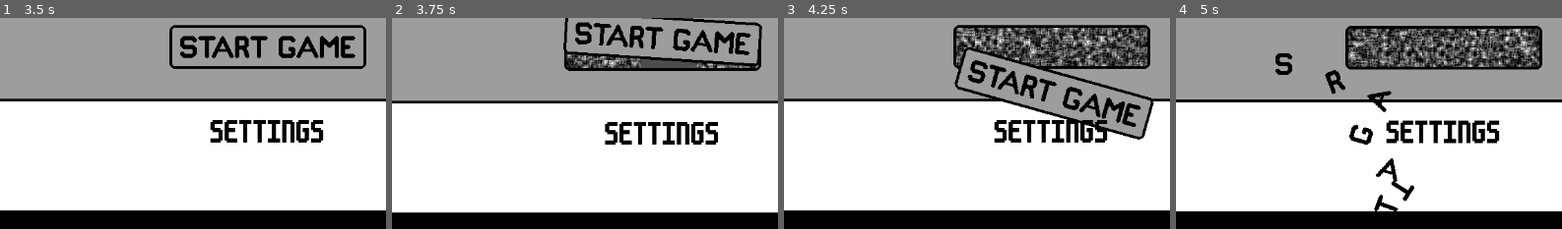
Above: before the commit, frames 1-4 (left to right).
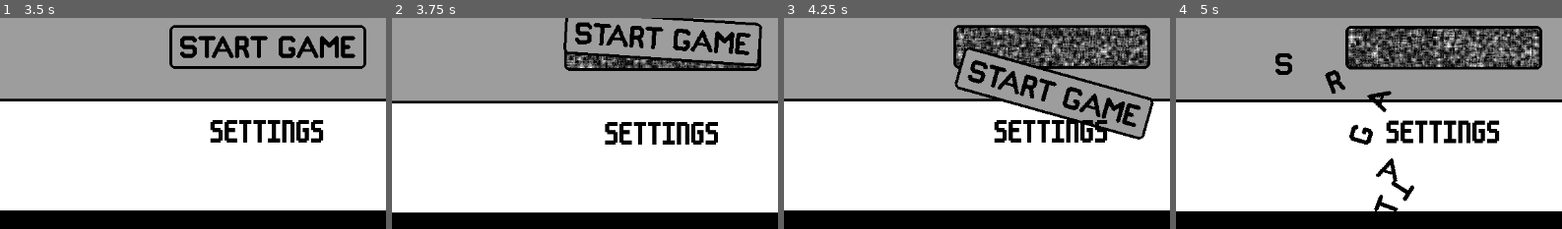
Above: after the commit, the same moments.

Repository: conor-wilson/secret-sapphire
Game: Godot game, scene res://scenes/main.tscn
Two runs of this game, one before a commit and one after it. Both use one fixed random seed, a clock stepped at 60 frames per second and the inputs below.
Inputs (mouse positions are % of the whole screen's width and height, from its top left):
- Up to frame 1 (3.5 s): tap Enter at 0.5 s; move the mouse to (49, 38) at 0.52 s; click (49, 38) at 0.6 s; click "SETTINGS" at 1.25 s; click "BACK" at 2 s; tap Space at 2.75 s; move the mouse to (49, 38) at 2.77 s; click (49, 38) at 2.85 s
- Up to frame 2 (3.75 s): tap Enter at 3.5 s; move the mouse to (49, 56) at 3.52 s; click (49, 56) at 3.6 s
- Up to frame 3 (4.25 s): no input
- Up to frame 4 (5 s): move the mouse to (6, 11) at 4.27 s; click (6, 11) at 4.35 s
The pictures show only the part of the screen within x 14-64%, y 49-99%; the shares and areas given below are measured in that part.

Frame 1 is identical in both runs. In frame 2, 1.2% of the frame differs, in the area x 45-95%, y 17-24%; in frame 3, 5.6%; in frame 4, 6.3%, in the area x 44-95%, y 5-24%.

Commit message:
Added desktop background placeholder

Diff:
--- a/let-me-play/scenes/desktop.gd
+++ b/let-me-play/scenes/desktop.gd
@@ -2,9 +2,9 @@
 
 var interactable:bool = false
 
-# Called when the node enters the scene tree for the first time.
-func _ready() -> void:
-	interactable = true
+## Called when the node enters the scene tree for the first time.
+#func _ready() -> void:
+	#interactable = true
 
 
 func _on_screen_input_event(viewport: Node, event: InputEvent, shape_idx: int) -> void:
--- a/let-me-play/scenes/desktop.tscn
+++ b/let-me-play/scenes/desktop.tscn
@@ -1,7 +1,8 @@
-[gd_scene load_steps=6 format=4 uid="uid://dafqi5pwsvw6r"]
+[gd_scene load_steps=7 format=4 uid="uid://dafqi5pwsvw6r"]
 
 [ext_resource type="Script" path="res://scenes/desktop.gd" id="1_wj53n"]
 [ext_resource type="Texture2D" uid="uid://1dldeotyl6j4" path="res://assets/art/WhiteNoise-Sheet.png" id="2_dbro5"]
+[ext_resource type="Texture2D" uid="uid://d6k4h82q3rpu" path="res://assets/art/DesktopBG.png" id="2_j3mel"]
 
 [sub_resource type="TileSetAtlasSource" id="TileSetAtlasSource_ahmy2"]
 texture = ExtResource("2_dbro5")
@@ -94,6 +95,10 @@
 [node name="Desktop" type="Node2D"]
 script = ExtResource("1_wj53n")
 
+[node name="DesktopBg" type="Sprite2D" parent="."]
+position = Vector2(576, 256)
+texture = ExtResource("2_j3mel")
+
 [node name="Static" type="TileMapLayer" parent="."]
 tile_map_data = PackedByteArray("AAAEAAQAAQAAAAAAAQAEAAUAAQAAAAEAAwAEAAYAAQAAAAEAAwAEAAcAAQAAAAEACAAEAAgAAQAAAAEABQAEAA …(24496 unchanged characters)…
 tile_set = SubResource("TileSet_g845v")
Binary file added: let-me-play/assets/art/DesktopBG.png
Not shown, added: let-me-play/assets/art/DesktopBG.png.import
Not shown, added: aseprite/DesktopBG.aseprite
